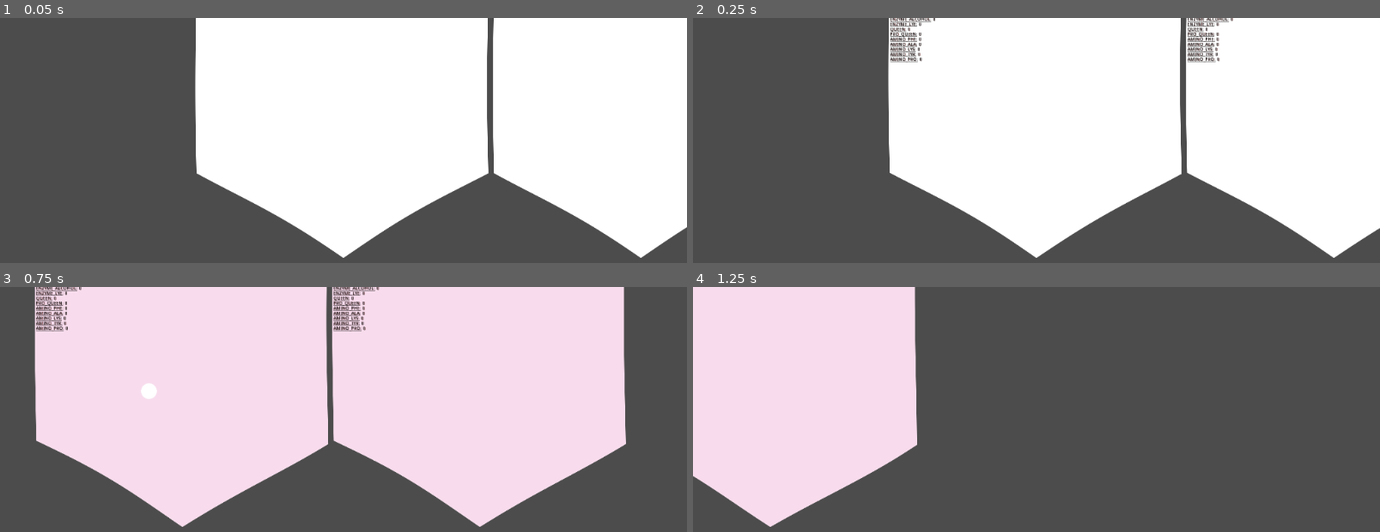
Above: before the commit, frames 1-4 (two rows, left to right).
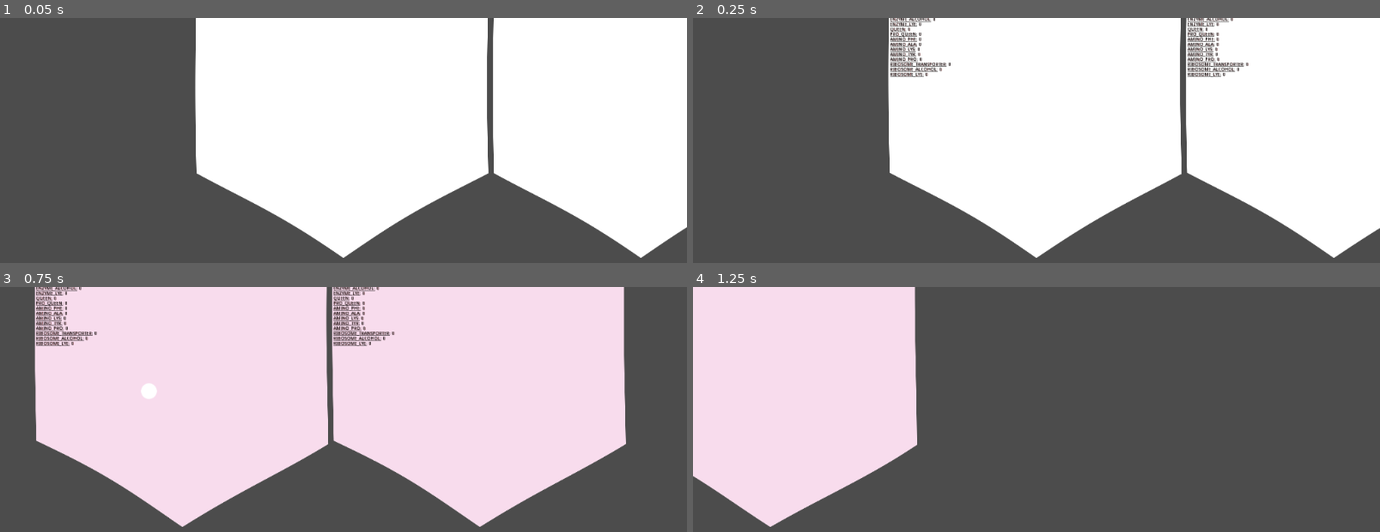
Above: after the commit, the same moments.

Repository: tobyp/hackathon2020
Game: Godot game, scene res://main.tscn
Two runs of this game, one before a commit and one after it. Both use one fixed random seed, a clock stepped at 60 frames per second and the inputs below.
Inputs (mouse positions are in pixels of both pictures, inside the frame that each line leads up to):
- Up to frame 1 (0.05 s): no input
- Up to frame 2 (0.25 s): no input
- Up to frame 3 (0.75 s): tap Enter at 0.5 s; move the mouse to (494, 468) at 0.52 s; hold D from 0.53 s (still down); click (494, 468) at 0.67 s
- Up to frame 4 (1.25 s): keep holding D

Frame 1 is identical in both runs. In frame 2, 0.7% of the frame differs, in the area x 28-81%, y 18-25%; in frame 3, 0.7%; in frame 4, nothing differs.

Commit message:
Add ribosomes

Diff:
--- a/cells/cell.gd
+++ b/cells/cell.gd
@@ -120,12 +120,12 @@
 	for r in recipes:
 		# Add
 		var button = Button.new()
-		button.text = "Craft " + Recipe.get_particle_type_name(r.output)
+		button.text = "Craft " + Globals.particle_type_get_name(r.output)
 		button.connect("pressed", self, "_craft", [r])
 		$RecipeButtons.add_child(button)
 
 func _craft(r: Recipe):
-	print("Crafting %s" % Globals.get_particle_type_name(r.output))
+	print("Crafting %s" % Globals.particle_type_get_name(r.output))
 	r.subtract_resources(particle_counts)
 
 func _input(event):
--- a/cells/recipe.gd
+++ b/cells/recipe.gd
@@ -6,7 +6,17 @@
 static func matches(particle_counts: Dictionary) -> Array:
 	var this = load("res://cells/recipe.gd")
 	var ALL_RECIPES = [
-		this.new({ Globals.ParticleType.PROTEIN_WHITE: 100 }, Globals.ParticleType.AMINO_PHE)
+		this.new({ Globals.ParticleType.QUEEN: 1, Globals.ParticleType.PROTEIN_WHITE: 1, }, Globals.ParticleType.PROTEIN_TRANSPORTER),
+		this.new({ Globals.ParticleType.PROTEIN_WHITE: 1, Globals.ParticleType.AMINO_PHE: 1, }, Globals.ParticleType.RIBOSOME_TRANSPORTER),
+		this.new({ Globals.ParticleType.PROTEIN_WHITE: 1, Globals.ParticleType.AMINO_LYS: 1, }, Globals.ParticleType.RIBOSOME_LYE),
+
+		# Auto recipes
+		#this.new({ Globals.ParticleType.RIBOSOME_TRANSPORTER: 1, Globals.ParticleType.PROTEIN_WHITE: 1, }, Globals.ParticleType.PROTEIN_TRANSPORTER),
+		#this.new({ Globals.ParticleType.RIBOSOME_TRANSPORTER: 1, Globals.ParticleType.PROTEIN_WHITE: 1, }, Globals.ParticleType.ENZYME_ALCOHOL),
+		#this.new({ Globals.ParticleType.RIBOSOME_LYE: 1, Globals.ParticleType.PROTEIN_WHITE: 1, }, Globals.ParticleType.ENZYME_LYE),
+
+		this.new({ Globals.ParticleType.PROTEIN_WHITE: 100, Globals.ParticleType.AMINO_TYR: 1, }, Globals.ParticleType.QUEEN),
+		this.new({ Globals.ParticleType.PROTEIN_WHITE: 1000, Globals.ParticleType.AMINO_PRO: 1, }, Globals.ParticleType.PRO_QUEEN),
 	];
 
 	var rs = []
@@ -15,9 +25,9 @@
 			rs.push_back(r)
 	return rs
 
-func _init(inputs: Dictionary, output: int):
-	self.inputs = inputs
-	self.output = output
+func _init(input: Dictionary, outpu: int):
+	self.inputs = input
+	self.output = outpu
 
 func recipe_matches(particle_counts: Dictionary) -> bool:
 	for t in Globals.ParticleType.values():
@@ -29,5 +39,6 @@
 	for t in Globals.ParticleType.values():
 		if inputs.has(int(t)) or particle_counts[t] < inputs[t]:
 			print("Cannot craft…")
-		else:
+		elif !Globals.particle_type_is_factory(t):
+			# Factories are not used
 			particle_counts[t] -= inputs[t]
--- a/globals.gd
+++ b/globals.gd
@@ -13,10 +13,13 @@
 	AMINO_LYS, # Cyan
 	AMINO_TYR, # Violet
 	AMINO_PRO, # Pink
+	RIBOSOME_TRANSPORTER,
+	RIBOSOME_ALCOHOL,
+	RIBOSOME_LYE,
 }
 
 ### FUNCTIONS
-static func get_particle_type_name(particle: int) -> String:
+static func particle_type_get_name(particle: int) -> String:
 	match particle:
 		ParticleType.PROTEIN_WHITE:
 			return "Generic Protein"
@@ -40,4 +43,24 @@
 			return "Tyrosin"
 		ParticleType.AMINO_PRO:
 			return "Prolin"
+		ParticleType.RIBOSOME_TRANSPORTER:
+			return "Transporter Ribosome"
+		ParticleType.RIBOSOME_ALCOHOL:
+			return "Alcohol Ribosome"
+		ParticleType.RIBOSOME_LYE:
+			return "Lye Ribosome"
 	return "Unknown"
+
+static func particle_type_is_factory(particle: int) -> bool:
+	match particle:
+		ParticleType.QUEEN:
+			return true
+		ParticleType.PRO_QUEEN:
+			return true
+		ParticleType.RIBOSOME_TRANSPORTER:
+			return true
+		ParticleType.RIBOSOME_ALCOHOL:
+			return true
+		ParticleType.RIBOSOME_LYE:
+			return true
+	return false
